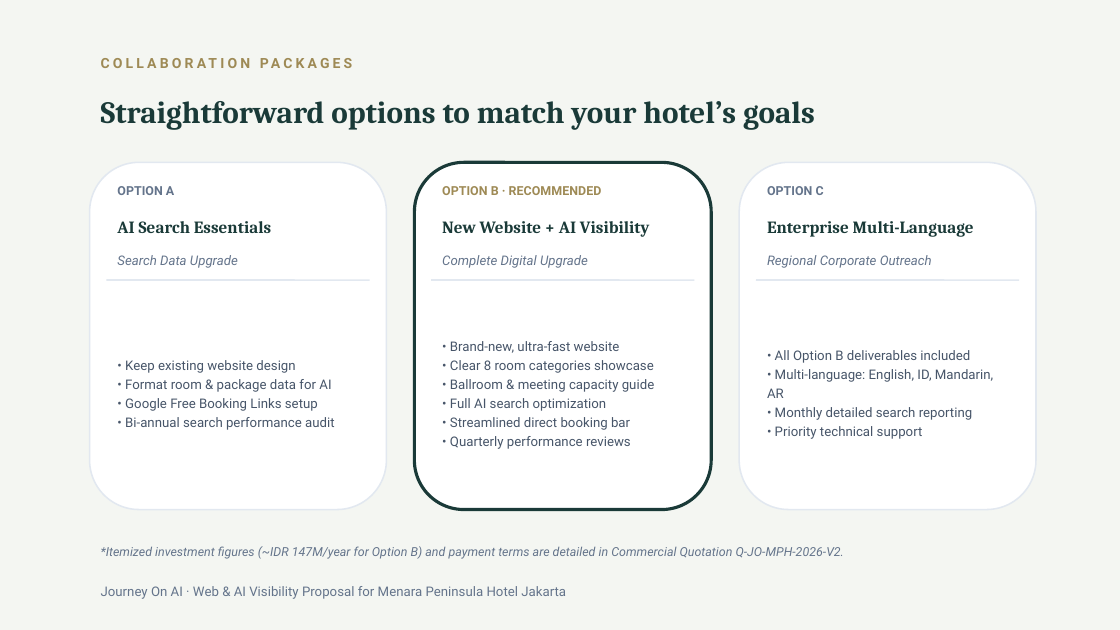
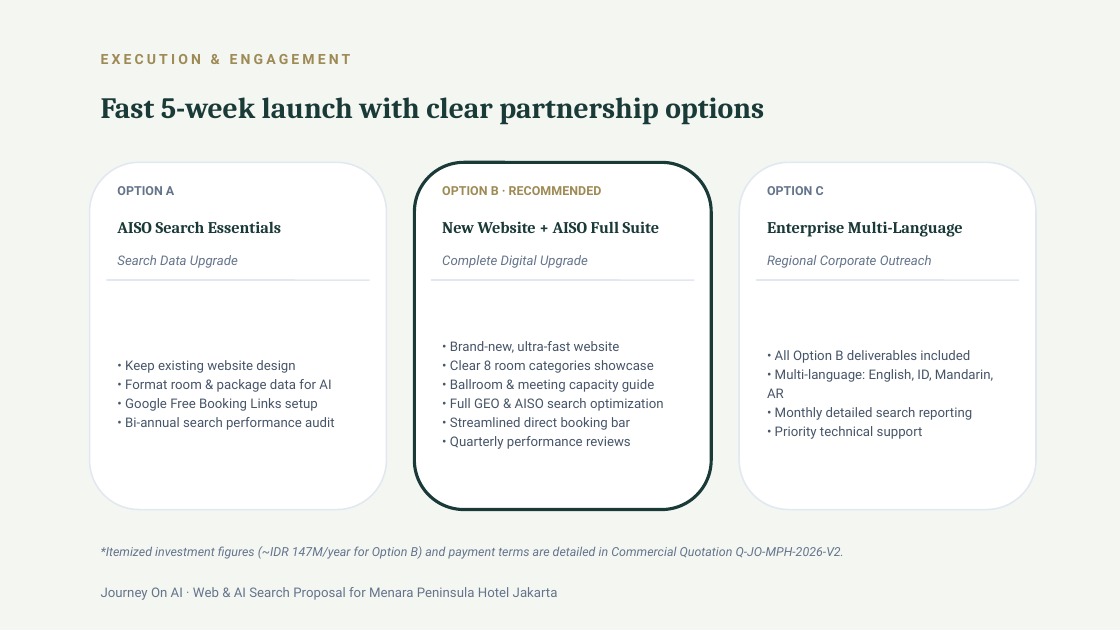
Before and after one commit to arbuuuud/menarapeninsula, a slide deck: slide 11 of PITCH_DECK_MENARA_PENINSULA_AISO_V3.pptx (slide 10 before the commit). Drawn at 1120x630 pixels with LibreOffice and Linux fonts; fonts in the diff are those of the drawing. Boxes give left, top, right and bottom in pixels: in the first picture for what was removed or moved away, otherwise in the second. Text is boxed around its words. In the diff, an @@ line names an element or a change of style, - is before the commit and + after.

Commit message:
feat(deck-v3): balance pitch deck with explicit GEO & AISO frameworks, real AI prompt simulation, and diagnostic audit report findings

```diff
--- a/PITCH_DECK_MENARA_PENINSULA_AISO_V3.pptx
+++ b/PITCH_DECK_MENARA_PENINSULA_AISO_V3.pptx
@@ text at (101, 54, 351, 64): text changed @@
-COLLABORATION PACKAGES
+EXECUTION & ENGAGEMENT
@@ text at (101, 97, 764, 125): text changed; size 20 to 19 pt @@
-Straightforward options to match your hotel’s goals
+Fast 5-week launch with clear partnership options
@@ text "Enterprise Multi-Language" at (767, 221, 963, 237): size 11 to 10.5 pt @@
@@ text at (117, 221, 281, 233): text changed; size 11 to 10.5 pt @@
-AI Search Essentials
+AISO Search Essentials
@@ text at (442, 221, 660, 233): text changed; size 11 to 10.5 pt @@
-New Website + AI Visibility
+New Website + AISO Full Suite
@@ text at (450, 398, 664, 411): text changed @@
-• Full AI search optimization
+• Full GEO & AISO search optimization
@@ text at (101, 587, 558, 600): text changed @@
-Journey On AI · Web & AI Visibility Proposal for Menara Peninsula Hotel Jakarta
+Journey On AI · Web & AI Search Proposal for Menara Peninsula Hotel Jakarta
```
Also in this commit, not shown: 6 other slides changed, 4 slides added, 4 slides removed, 4 other files.
